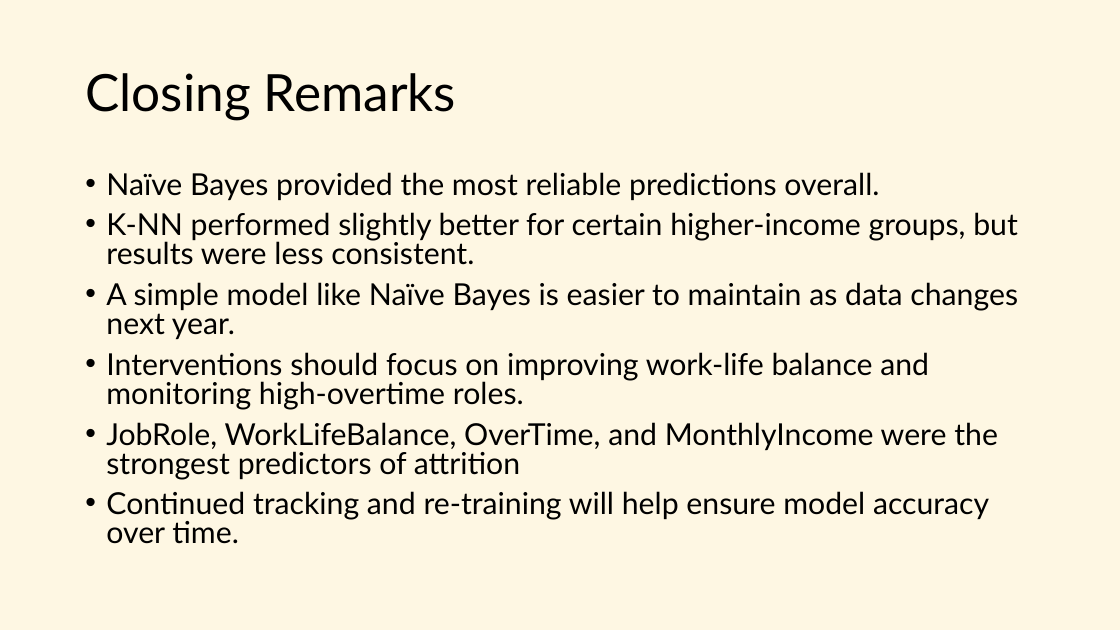
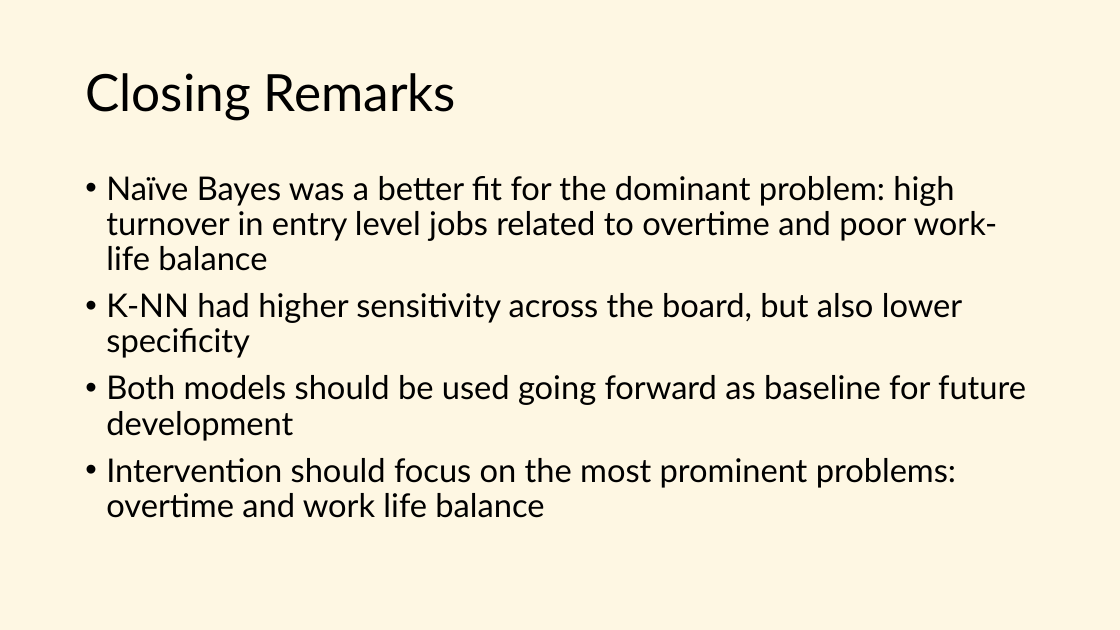
Before and after one commit to Lone-Wolfgang/CaseStudy1DDS, a slide deck: slide 17 of Presentation.pptx. Drawn at 1120x630 pixels with LibreOffice and Linux fonts; fonts in the diff are those of the drawing. Boxes give left, top, right and bottom in pixels: in the first picture for what was removed or moved away, otherwise in the second. Text is boxed around its words. In the diff, an @@ line names an element or a change of style, - is before the commit and + after.

```diff
--- a/Presentation.pptx
+++ b/Presentation.pptx
@@ text at [106,176,1026,518]: text changed; size 25.9 to 28 pt @@
-• Naïve Bayes provided the most reliable predictions overall.
-• K-NN performed slightly better for certain higher-income groups, but results were less consistent.
-• A simple model like Naïve Bayes is easier to maintain as data changes next year.
-• Interventions should focus on improving work-life balance and monitoring high-overtime roles.
-• JobRole, WorkLifeBalance, OverTime, and MonthlyIncome were the strongest predictors of attrition
-• Continued tracking and re-training will help ensure model accuracy over time.
+• Naïve Bayes was a better fit for the dominant problem: high turnover in entry level jobs related to overtime and poor work-life balance
+• K-NN had higher sensitivity across the board, but also lower specificity
+• Both models should be used going forward as baseline for future development
+• Intervention should focus on the most prominent problems: overtime and work life balance
```
Also in this commit, not shown: 4 other slides changed, 2 slides added, 1 slide removed, 2 other files.
